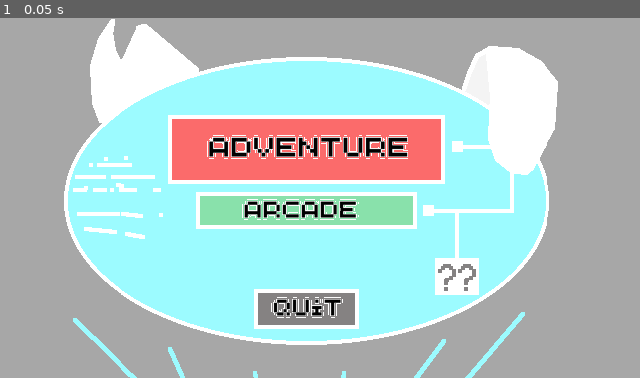
Above: before the commit, frame 1.
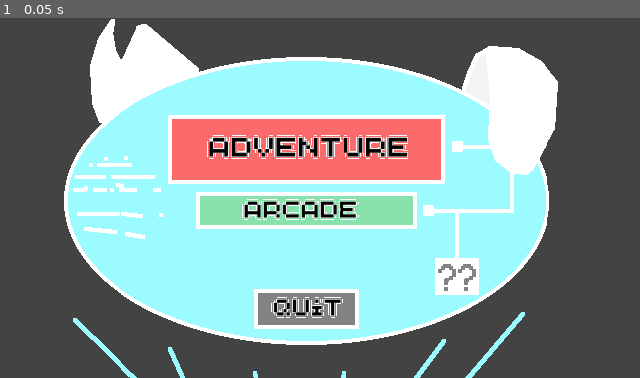
Above: after the commit, the same moment.

Repository: ifoudil/Chromatic-Requiem
Game: Godot game, scene res://Scenes/menu_2.tscn
Same seed, same stepped clock (60 frames per second), same inputs: the game is played once before the commit and once after it. This scene is started directly instead of the project's main scene.
Inputs:
- Up to frame 1 (0.05 s): no input

The runs differ from the first frame. In frame 1, 46% of the frame differs, in the area x 0-100%, y 0-100%.

Commit message:
udapte menu animations

Diff:
--- a/Scenes/Credits.tscn
+++ b/Scenes/Credits.tscn
@@ -182,7 +182,7 @@
 volume_db = 9.75
 
 [node name="splashScreen" type="TextureRect" parent="."]
-modulate = Color(1, 0.615385, 0.615385, 1)
+modulate = Color(1, 1, 1, 0)
 offset_right = 640.0
 offset_bottom = 360.0
 texture = ExtResource("3_7xmno")
--- a/Scenes/drip.tscn
+++ b/Scenes/drip.tscn
@@ -159,7 +159,7 @@
 scale = Vector2(1, 1)
 sprite_frames = SubResource("SpriteFrames_j8oo4")
 animation = &"default2"
-frame_progress = 0.400359
+frame_progress = 0.680618
 
 [node name="continuer" type="Button" parent="."]
 modulate = Color(1, 1, 1, 0)
--- a/Scenes/intro.tscn
+++ b/Scenes/intro.tscn
@@ -220,7 +220,7 @@
 scale = Vector2(1.00156, 1)
 sprite_frames = SubResource("SpriteFrames_b226h")
 animation = &"black"
-frame_progress = 0.47797
+frame_progress = 0.148898
 
 [node name="AudioStreamPlayer2D2" type="AudioStreamPlayer2D" parent="."]
 position = Vector2(641.501, 360)
--- a/Scenes/menu_2.tscn
+++ b/Scenes/menu_2.tscn
@@ -13,6 +13,8 @@
 [ext_resource type="Texture2D" uid="uid://8mj8udcjhdy7" path="res://Assets/clickup1.png" id="10_06vqn"]
 [ext_resource type="Texture2D" uid="uid://bhbgsijinl1p4" path="res://Assets/clickup2.png" id="11_3l1j6"]
 [ext_resource type="Texture2D" uid="uid://b1l6k0p5e0g3j" path="res://Assets/clickup3.png" id="12_6umdb"]
+[ext_resource type="Texture2D" uid="uid://c18br8wugj8sd" path="res://Assets/lvl2map.png" id="13_6umdb"]
+[ext_resource type="Texture2D" uid="uid://cepgqwujvfngx" path="res://Assets/lvl2map2.png" id="14_shx1t"]
 
 [sub_resource type="SpriteFrames" id="SpriteFrames_tmtf3"]
 animations = [{
@@ -67,10 +69,39 @@
 }, {
 "duration": 1.0,
 "texture": ExtResource("12_6umdb")
+}, {
+"duration": 1.0,
+"texture": ExtResource("12_6umdb")
+}, {
+"duration": 1.0,
+"texture": ExtResource("12_6umdb")
+}, {
+"duration": 1.0,
+"texture": ExtResource("12_6umdb")
+}, {
+"duration": 1.0,
+"texture": ExtResource("12_6umdb")
+}, {
+"duration": 1.0,
+"texture": ExtResource("12_6umdb")
+}, {
+"duration": 1.0,
+"texture": ExtResource("12_6umdb")
 }],
 "loop": true,
 "name": &"lvl1up",
-"speed": 6.0
+"speed": 8.0
+}, {
+"frames": [{
+"duration": 1.0,
+"texture": ExtResource("13_6umdb")
+}, {
+"duration": 1.0,
+"texture": ExtResource("14_shx1t")
+}],
+"loop": true,
+"name": &"lvl2",
+"speed": 5.0
 }, {
 "frames": [{
 "duration": 1.0,
@@ -90,7 +121,7 @@
 anchor_right = 0.997
 anchor_bottom = 1.0
 offset_right = 1.92004
-color = Color(1, 1, 1, 0.505882)
+color = Color(0.181798, 0.181798, 0.181798, 1)
 
 [node name="AnimatedSprite2D" type="AnimatedSprite2D" parent="."]
 process_mode = 3
@@ -98,8 +129,8 @@
 position = Vector2(334, 180)
 scale = Vector2(0.997656, 1.00139)
 sprite_frames = SubResource("SpriteFrames_tmtf3")
-animation = &"lvl1up"
-frame_progress = 0.126801
+animation = &"lvl2"
+frame_progress = 0.374784
 
 [node name="Quitter" type="Button" parent="."]
 modulate = Color(1, 1, 1, 0)
@@ -157,4 +188,6 @@
 [connection signal="mouse_entered" from="lvl1" to="." method="_on_lvl_1_mouse_entered"]
 [connection signal="mouse_exited" from="lvl1" to="." method="_on_lvl_1_mouse_exited"]
 [connection signal="pressed" from="lvl1" to="." method="_on_lvl_1_pressed"]
+[connection signal="mouse_entered" from="lvl2" to="." method="_on_lvl_2_mouse_entered"]
+[connection signal="mouse_exited" from="lvl2" to="." method="_on_lvl_2_mouse_exited"]
 [connection signal="pressed" from="lvl2" to="." method="_on_lvl_2_pressed"]
--- a/Scripts/menu_2.gd
+++ b/Scripts/menu_2.gd
@@ -1,8 +1,10 @@
 extends CanvasLayer
+
 
 var is_animating = false
 
 func _ready():
+	$ColorRect.modulate = Color(1, 1, 1, 0.3)
 	$AnimatedSprite2D.play("default")
 	$map.disabled = false
 	$Quitter.disabled = false
@@ -33,6 +35,18 @@
 	await get_tree().create_timer(0.39).timeout
 	$AnimatedSprite2D.play("lvl1up")
 	await get_tree().create_timer(0.59).timeout
+
+	$AnimatedSprite2D.modulate = Color(1, 1, 1, 1)
+
+	var tween1 = create_tween()
+	var tween2 = create_tween()
+
+	tween1.tween_property($AnimatedSprite2D, "modulate", Color(0, 0, 0, 1), 1.0)
+	tween2.tween_property($ColorRect, "modulate", Color(0, 0, 0, 1), 1.0)
+
+
+	await get_tree().create_timer(1.0).timeout
+
 	self.visible = false
 	get_tree().paused = false
 	get_tree().change_scene_to_file("res://Scenes/lvl1.tscn")
@@ -58,5 +72,24 @@
 	get_tree().paused = false
 	get_tree().change_scene_to_file("res://Scenes/lvl2.tscn")
 
+
+
+func _on_lvl_2_mouse_entered() -> void:
+	if is_animating:
+		return
+
+	await get_tree().create_timer(0.1).timeout
+	if not is_animating:
+		$AnimatedSprite2D.play("lvl2")
+
+func _on_lvl_2_mouse_exited() -> void:
+	if is_animating:
+		return
+
+	await get_tree().create_timer(0.1).timeout
+	if not is_animating:
+		$AnimatedSprite2D.play("map")
+
+
 func _on_arcade_pressed() -> void:
 	pass
Binary file changed: Assets/clicklvl5.png
Binary file removed: Assets/clickup.png
Binary file changed: Assets/clickup1.png
Binary file changed: Assets/clickup2.png
Binary file changed: Assets/clickup3.png
Binary file removed: Assets/clicllvl5.png
Binary file added: Assets/lvl2map.png
Binary file added: Assets/lvl2map2.png
Not shown: 1 places in Scenes/menu_2.tscn that only renumber resources
